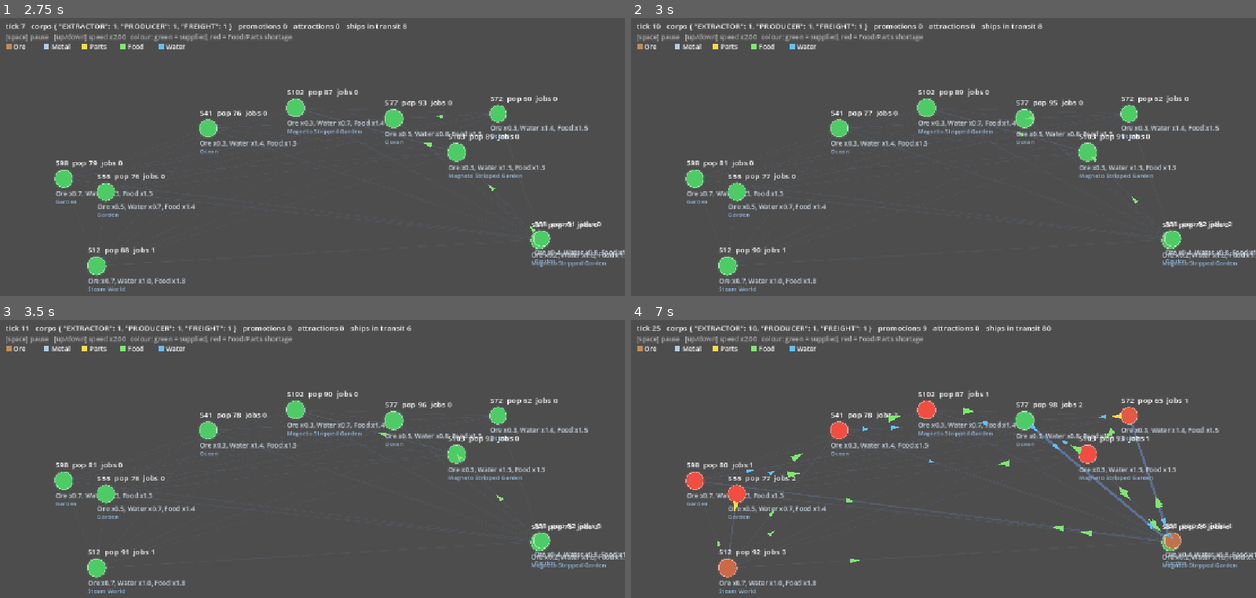
Above: before the commit, frames 1-4 (two rows, left to right).
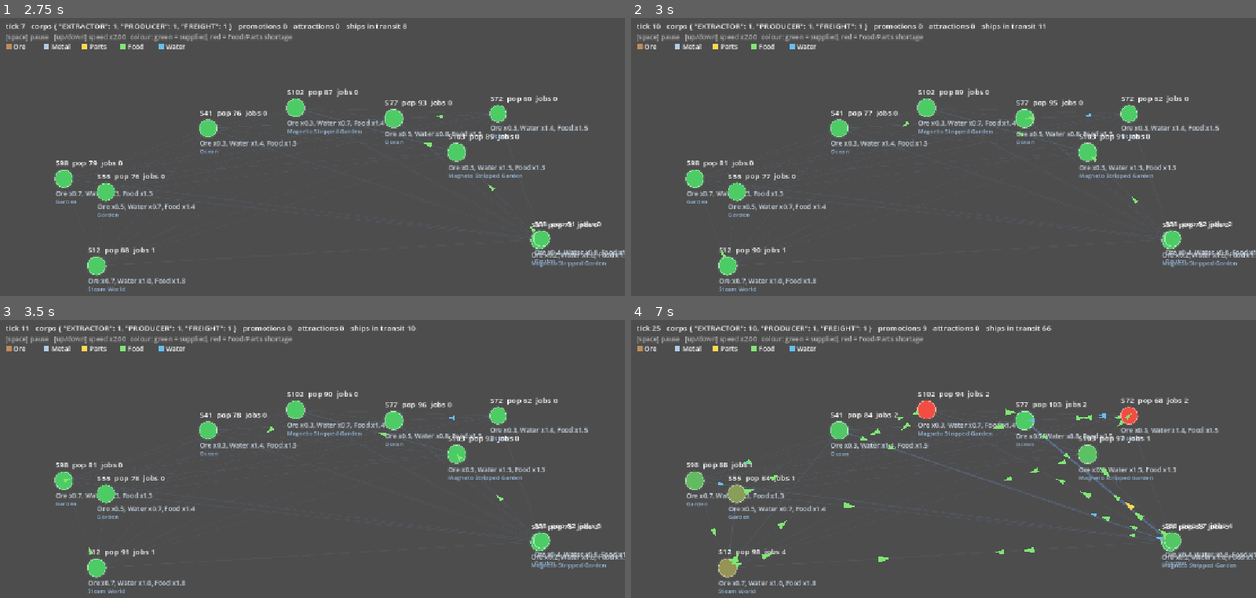
Above: after the commit, the same moments.

Repository: ElectroEsper/galaxy-generator
Game: Godot game, scene res://economy_proto/economy_view.tscn
Two runs of this game, one before a commit and one after it. Both use one fixed random seed, a clock stepped at 60 frames per second and the inputs below. This scene is started directly instead of the project's main scene.
Inputs:
- Up to frame 1 (2.75 s): tap Enter at 0.5, 2 s; hold Up 0.53-1.28 s; tap Space at 0.77, 1.25, 1.52 s; hold Down 1.28-2.03 s; hold Up from 2.03 s (still down)
- Up to frame 2 (3 s): keep holding Up; tap Space at 2.75 s
- Up to frame 3 (3.5 s): keep holding Up; tap Space at 3.02 s
- Up to frame 4 (7 s): tap Enter at 3.5 s; release Up at 3.53 s; hold Down 3.53-5.78 s; tap Space at 3.77, 4.52, 5, 6.02, 6.77 s; hold Up from 5.78 s (still down)

Frame 1 is identical in both runs. In frame 2, less than 0.1% of the frame differs, in the area x 14-74%, y 1-87%; in frame 3, less than 0.1%; in frame 4, 4.3%, in the area x 8-100%, y 2-99%.

Commit message:
Port congestion: per-colony delivery slots per tick bound the Freight fleet
Co-Authored-By: Claude Sonnet 5.5 <noreply@anthropic.com>
Claude-Session: https://claude.ai/code/session_011shSnrHMjVZ7qaqpxEfch4

Diff:
--- a/economy_proto/colony_market.gd
+++ b/economy_proto/colony_market.gd
@@ -8,6 +8,7 @@
 
 var name : String
 var pop : float
+var port_used : int = 0            # deliveries handled this tick (reset each tick)
 var richness : Dictionary          # Goods.ID -> float (raw goods only)
 var stock : Dictionary = {}
 var price : Dictionary = {}
@@ -107,3 +108,13 @@
 	requests.clear()
 	var premium : float = (price[Goods.FOOD] + price[Goods.PARTS]) / (2.0 * BASE_PRICE) - 1.0
 	shortfall_signal = 0.9 * shortfall_signal + 0.1 * premium
+
+## Port congestion: a colony can load/unload only so many deliveries per tick, whoever's ships they are.
+const PORT_BASE := 2
+const PORT_POP_PER_SLOT := 100.0
+
+func port_slots() -> int:
+	return PORT_BASE + int(pop / PORT_POP_PER_SLOT)
+
+func port_free() -> bool:
+	return port_used < port_slots()
--- a/economy_proto/corporation.gd
+++ b/economy_proto/corporation.gd
@@ -252,10 +252,12 @@
 		for req in dest.requests:
 			if budget <= 0.0:
 				break
+			if not dest.port_free():
+				break
 			var g : int = req["good"]
 			var src : ColonyMarket = null
 			for m in markets:
-				if m != dest and m.stock[g] >= 8.0 and (src == null or m.stock[g] > src.stock[g]):
+				if m != dest and m.port_free() and m.stock[g] >= 8.0 and (src == null or m.stock[g] > src.stock[g]):
 					src = m
 			if src == null:
 				continue
@@ -264,6 +266,7 @@
 				continue
 			var fee : float = SHIP_COST * _dist(src, dest, markets) * q
 			budget -= _dist(src, dest, markets) + LOAD_TIME
+			src.port_used += 1; dest.port_used += 1
 			src.stock[g] -= q; dest.stock[g] += q
 			req["qty"] -= q
 			cash += q * (dest.price[g] - src.price[g]) + fee
@@ -286,10 +289,10 @@
 		var best : Array = []
 		for g in Goods.ALL:
 			for a in sources[g]:
-				if a.stock[g] < 6.0:
+				if a.stock[g] < 6.0 or not a.port_free():
 					continue
 				for b in dests[g]:
-					if a == b:
+					if a == b or not b.port_free():
 						continue
 					var m : float = b.price[g] - a.price[g] - SHIP_COST * _dist(a, b, markets)
 					if m > best_m:
@@ -303,6 +306,7 @@
 		var trip : float = _dist(a, b, markets) + LOAD_TIME
 		budget -= trip
 		last_rate = q * best_m / trip
+		a.port_used += 1; b.port_used += 1
 		a.stock[g] -= q; b.stock[g] += q
 		cash += q * best_m
 		moved += q
--- a/economy_proto/economy_sim.gd
+++ b/economy_proto/economy_sim.gd
@@ -69,6 +69,7 @@
 func _tick(t : int) -> void:
 	for c in markets:
 		c.jobs = 0.0
+		c.port_used = 0
 	for k in corps:
 		for f in k.facilities:
 			f.colony.jobs += 1.0
@@ -176,7 +177,7 @@
 	return false
 
 ## One row of time-series metrics (see METRIC_HEADER).
-const METRIC_HEADER := "tick,pop,colonies_with_jobs,in_shortage,avg_ore,avg_metal,avg_parts,avg_food,extractors,producers,freight,facilities,ships,promotions,attractions,avg_level,upgrades,hydro_facilities,food_extractors,avg_water,water_sites,ship_class"
+const METRIC_HEADER := "tick,pop,colonies_with_jobs,in_shortage,avg_ore,avg_metal,avg_parts,avg_food,extractors,producers,freight,facilities,ships,promotions,attractions,avg_level,upgrades,hydro_facilities,food_extractors,avg_water,water_sites,ship_class,port_use"
 func metrics_row() -> String:
 	var pop : float = 0.0
 	var jobs_n : int = 0
@@ -198,6 +199,10 @@
 	for c in markets:
 		if c.richness.has(Goods.WATER): water_sites += 1
 		water_avg += c.price[Goods.WATER] / markets.size()
+	var pu : float = 0.0; var ps : float = 0.0
+	for c in markets:
+		pu += c.port_used; ps += c.port_slots()
+	var port_use : float = pu / maxf(ps, 1.0)
 	var ex : int = 0; var pr : int = 0; var fr : int = 0; var fac : int = 0; var ships : int = 0; var sclass : int = 0
 	for k in corps:
 		match k.kind:
@@ -211,4 +216,4 @@
 			if f.good == Goods.FOOD:
 				if f.recipe_mode: hydro += 1
 				else: farm += 1
-	return "%d,%.0f,%d,%d,%.2f,%.2f,%.2f,%.2f,%d,%d,%d,%d,%d,%d,%d,%.2f,%d,%d,%d,%.2f,%d,%d" % [tick_count, pop, jobs_n, short_n, avg[Goods.ORE], avg[Goods.METAL], avg[Goods.PARTS], avg[Goods.FOOD], ex, pr, fr, fac, ships, promotions, attractions, (lvl_sum / maxf(fac, 1)), upg, hydro, farm, water_avg, water_sites, sclass]
+	return "%d,%.0f,%d,%d,%.2f,%.2f,%.2f,%.2f,%d,%d,%d,%d,%d,%d,%d,%.2f,%d,%d,%d,%.2f,%d,%d,%.3f" % [tick_count, pop, jobs_n, short_n, avg[Goods.ORE], avg[Goods.METAL], avg[Goods.PARTS], avg[Goods.FOOD], ex, pr, fr, fac, ships, promotions, attractions, (lvl_sum / maxf(fac, 1)), upg, hydro, farm, water_avg, water_sites, sclass, port_use]
